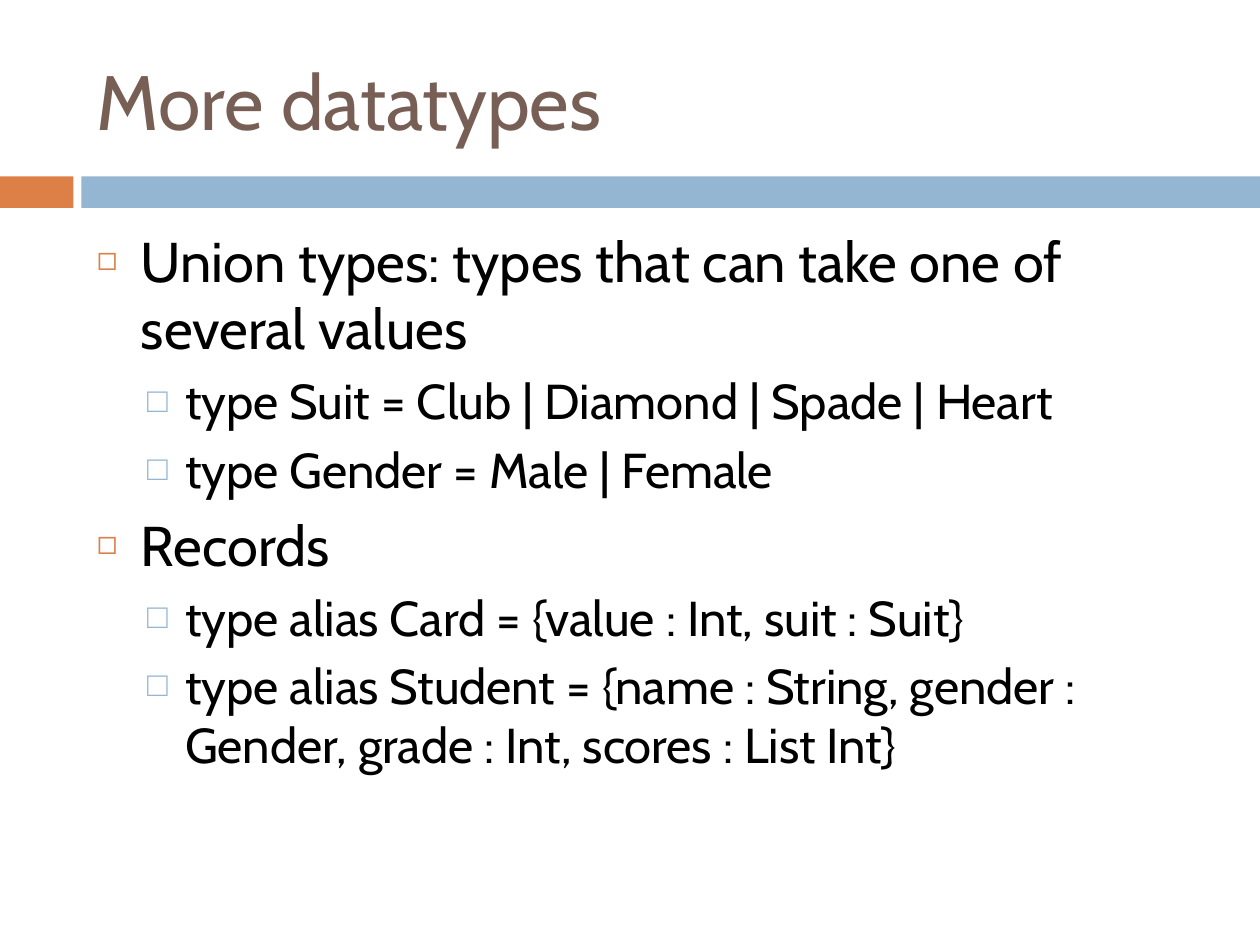
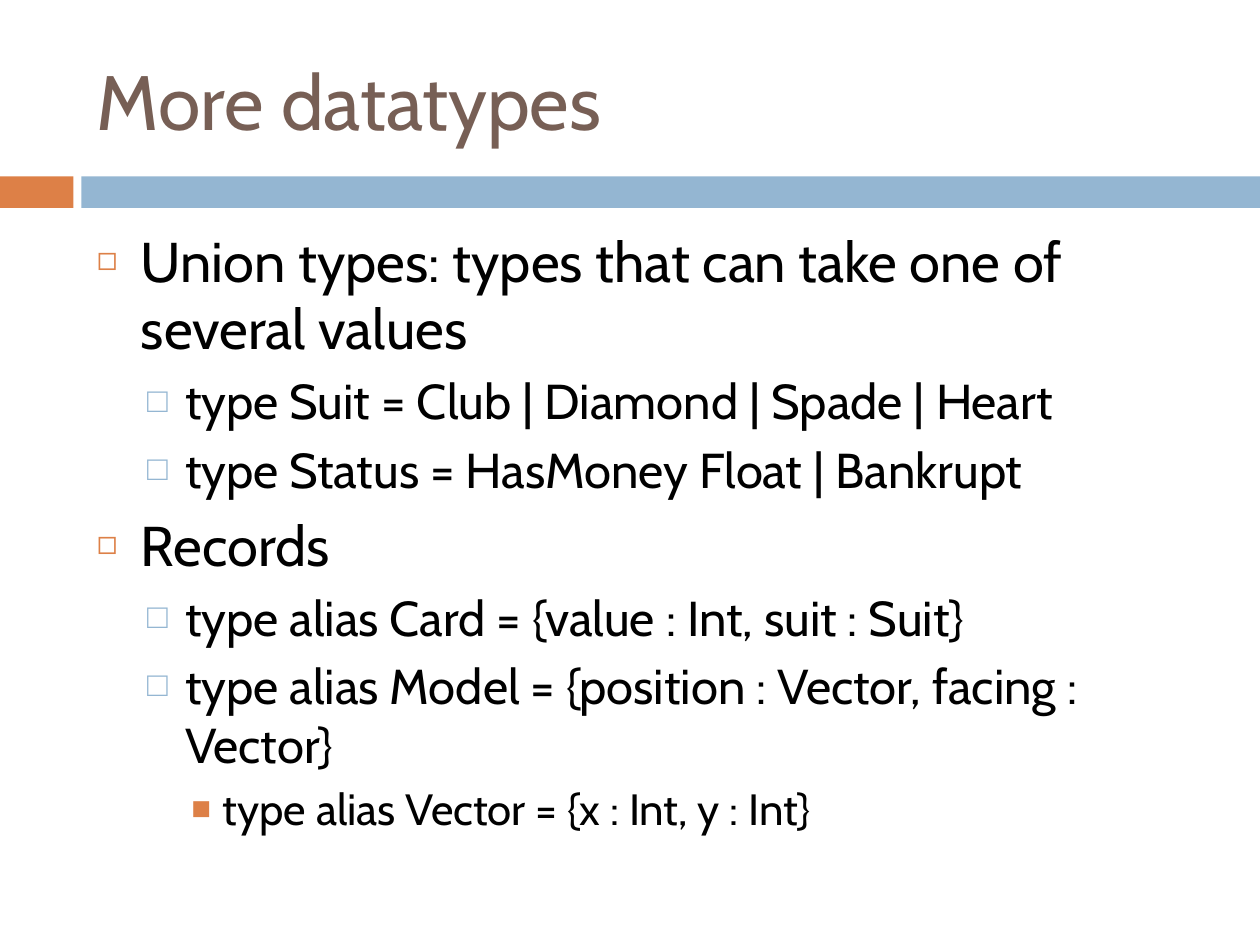
Before and after one commit to holdenlee/elm-class, a slide deck: slide 13 of lesson/Game Programming with Elm 2016.pptx (slide 14 before the commit). Drawn at 1260x945 pixels with LibreOffice and Linux fonts; fonts in the diff are those of the drawing. Boxes give left, top, right and bottom in pixels: in the first picture for what was removed or moved away, otherwise in the second. Text is boxed around its words. In the diff, an @@ line names an element or a change of style, - is before the commit and + after.

```diff
--- a/lesson/Game Programming with Elm 2016.pptx
+++ b/lesson/Game Programming with Elm 2016.pptx
@@ text at <box>185,451,1023,499</box>: text changed @@
-  □ type Gender = Male | Female
+  □ type Status = HasMoney Float | Bankrupt
@@ text at <box>185,667,1056,836</box>: text changed @@
-  □ type alias Student = {name : String, gender : Gender, grade : Int, scores : List Int}
+  □ type alias Model = {position : Vector, facing : Vector}
+    ■ type alias Vector = {x : Int, y : Int}
```
Also in this commit, not shown: 4 other slides changed, 2 slides added, 5 slides removed, 1 other file.
